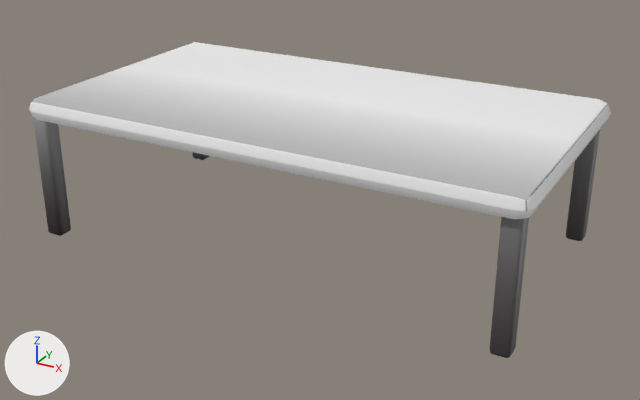
Renders of the FBX model Assets/Arts/Envi/Props/Props_Table_02.fbx from each side of a commit.
Both versions are drawn from a 50 mm camera at (1.59, -2.88, 1.6) aimed at (0.03, -0.05, 0.18). Lighting does not change. The marker at lower left points along +X, +Y and +Z. The older version comes first.

Objects in the first picture: 'Props_Table_02'.
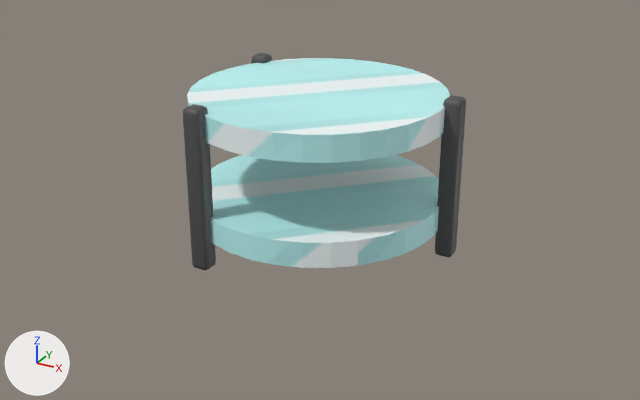
Patch to the scene script:
```diff
--- a/Assets/Arts/Envi/Props/Props_Table_02.fbx.py
+++ b/Assets/Arts/Envi/Props/Props_Table_02.fbx.py
@@ img_warna_baruuu_png @@
+img_warna_baruuu_png = load_image('warna baruuu.png', '../Texture/warna baruuu.png', 1024, 1024, 'sRGB')
@@ mat_tex_env @@
 mat_tex_env = principled_material('Tex_Env')
-mat_tex_env.texture = img_tex_env_png
+mat_tex_env.texture = img_warna_baruuu_png
@@ me_cube_043 @@
 # used by ob_props_table_02; location = (0.0, 0.0, 0.536)
-me_cube_043.from_pydata(...)  # 278 vertices, 264 faces; spans x -1.0..1.0, y -0.55..0.55, z -0.53..0.05
+me_cube_043.from_pydata(...)  # 290 vertices, 212 faces; spans x -0.5..0.55, y -0.5..0.5, z -0.53..0.1
+# me_cube_043 part 1: a new loose piece, a 32-sided cylinder along z spanning x -0.5..0.5, y -0.5..0.5, z -0.424..-0.324, in mat_tex_env (picture img_warna_baruuu_png)
+# me_cube_043 part 2: the loose piece of 54 vertices spanning x -0.97..-0.9, y 0.44..0.52, z -0.53..-0.02 is scaled about its middle by (1, 1, 1.24), then moved by (0.5, -0.2, 0.06)
+# me_cube_043 part 3: a new loose piece, a 32-sided cylinder along z spanning x -0.5..0.5, y -0.5..0.5, z -0.024..0.076, in mat_tex_env (picture img_warna_baruuu_png)
+# me_cube_043 part 4: the loose piece of 54 vertices spanning x -0.97..-0.9, y 0.44..0.52, z -0.53..-0.02 is copied, and the copy is scaled about its middle by (1, 1, 1.24), then moved by (1.45, -0.39, 0.06); it spans x 0.48..0.55, y 0.05..0.12, z -0.53..0.1
+# me_cube_043 part 5: the loose piece of 54 vertices spanning x -0.97..-0.9, y 0.44..0.52, z -0.53..-0.02 is copied, and the copy is scaled about its middle by (1, 1, 1.24), then moved by (0.69, -0.94, 0.06); it spans x -0.28..-0.21, y -0.49..-0.42, z -0.53..0.1
+# me_cube_043 part 6: the loose piece of 56 vertices spanning x -1.0..1.0, y -0.55..0.55, z -0.05..0.05 is deleted
+# me_cube_043 part 7: the loose piece of 56 vertices spanning x 0.9..0.97, y 0.44..0.51, z -0.53..-0.02 is deleted
+# me_cube_043 part 8: the loose piece of 56 vertices spanning x 0.9..0.97, y -0.51..-0.44, z -0.53..-0.02 is deleted
+# me_cube_043 part 9: the loose piece of 56 vertices spanning x -0.98..-0.91, y -0.54..-0.47, z -0.53..-0.02 is deleted
 me_cube_043.materials.append(mat_tex_env)
```

Where the change shows, as pixel boxes (x1, y1, x2, y2) in the pictures (640 x 400 px; the box of a moved part takes in the faces that stretch with it):
'Props_Table_02', surface changed, reshaped (51% narrower, 31% shorter)
    before: (29, 42, 611, 358)
    after: (183, 53, 466, 271)
part 1 of me_cube_043, added
    after: (210, 155, 439, 268)
part 2 of me_cube_043, moved or reshaped
    before: (192, 152, 210, 160)
    after: (252, 53, 272, 63)
part 3 of me_cube_043, added
    after: (187, 58, 450, 163)
part 4 of me_cube_043, added
    after: (435, 95, 466, 258)
part 5 of me_cube_043, added
    after: (183, 104, 216, 271)
part 6 of me_cube_043, deleted
    before: (29, 42, 611, 219)
part 7 of me_cube_043, deleted
    before: (566, 130, 600, 241)
part 8 of me_cube_043, deleted
    before: (490, 217, 529, 358)
part 9 of me_cube_043, deleted
    before: (33, 117, 71, 236)
